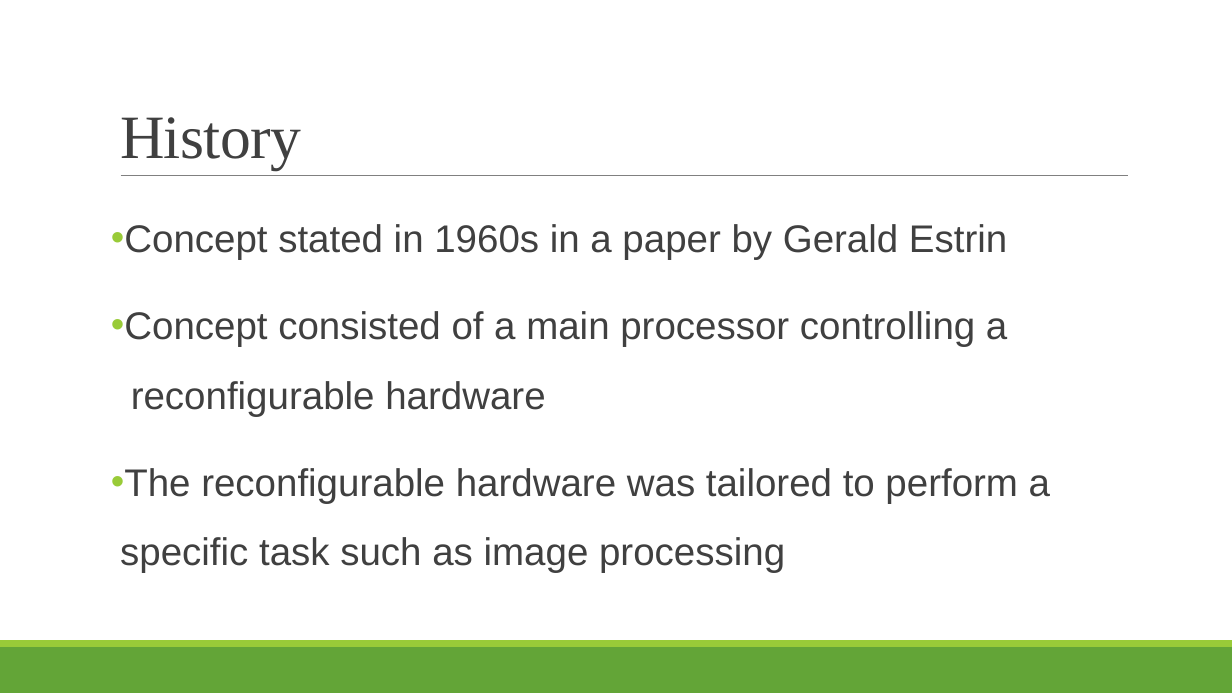
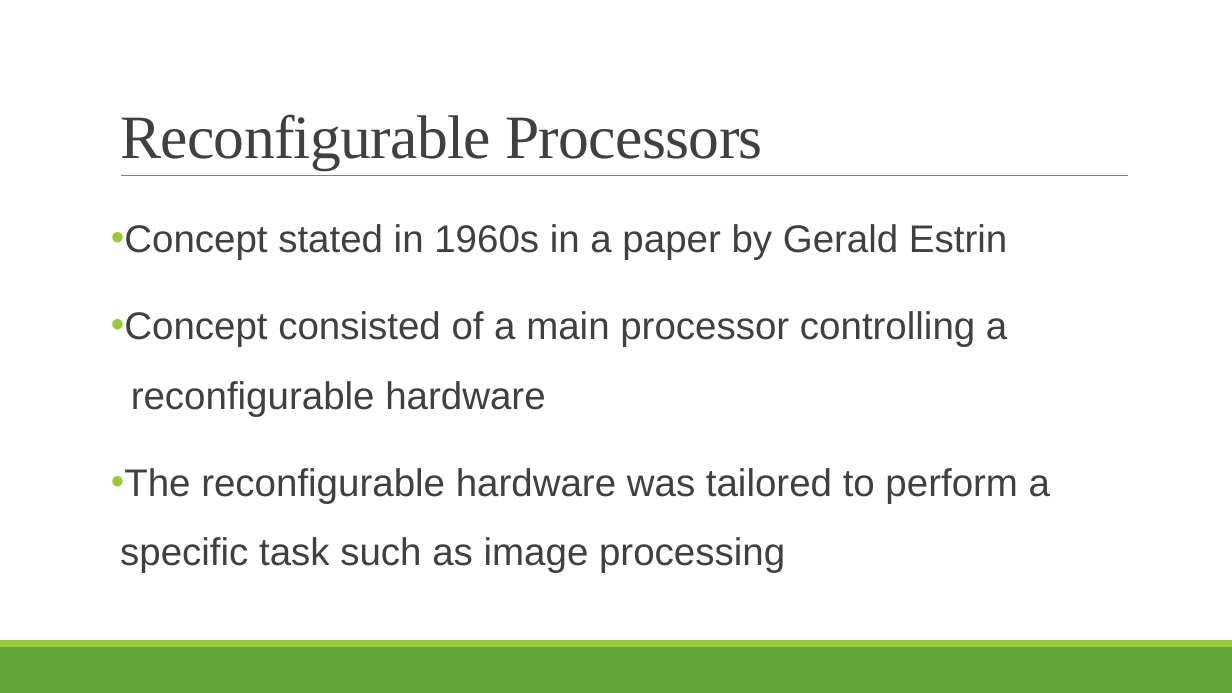
Before and after one commit to puthukkaden/Reconfigrable_Processor_Architecture, a slide deck: slide 15 of Presentation/Presentation1.pptx (slide 7 before the commit). Drawn at 1232x693 pixels with LibreOffice and Linux fonts; fonts in the diff are those of the drawing. Boxes give left, top, right and bottom in pixels: in the first picture for what was removed or moved away, otherwise in the second. Text is boxed around its words. In the diff, an @@ line names an element or a change of style, - is before the commit and + after.

```diff
--- a/Presentation/Presentation1.pptx
+++ b/Presentation/Presentation1.pptx
@@ title at (120,114,763,169): text changed @@
-History
+Reconfigurable Processors
```
Also in this commit, not shown: 6 other slides changed, 18 slides added, 1 slide removed, 7 other files.
